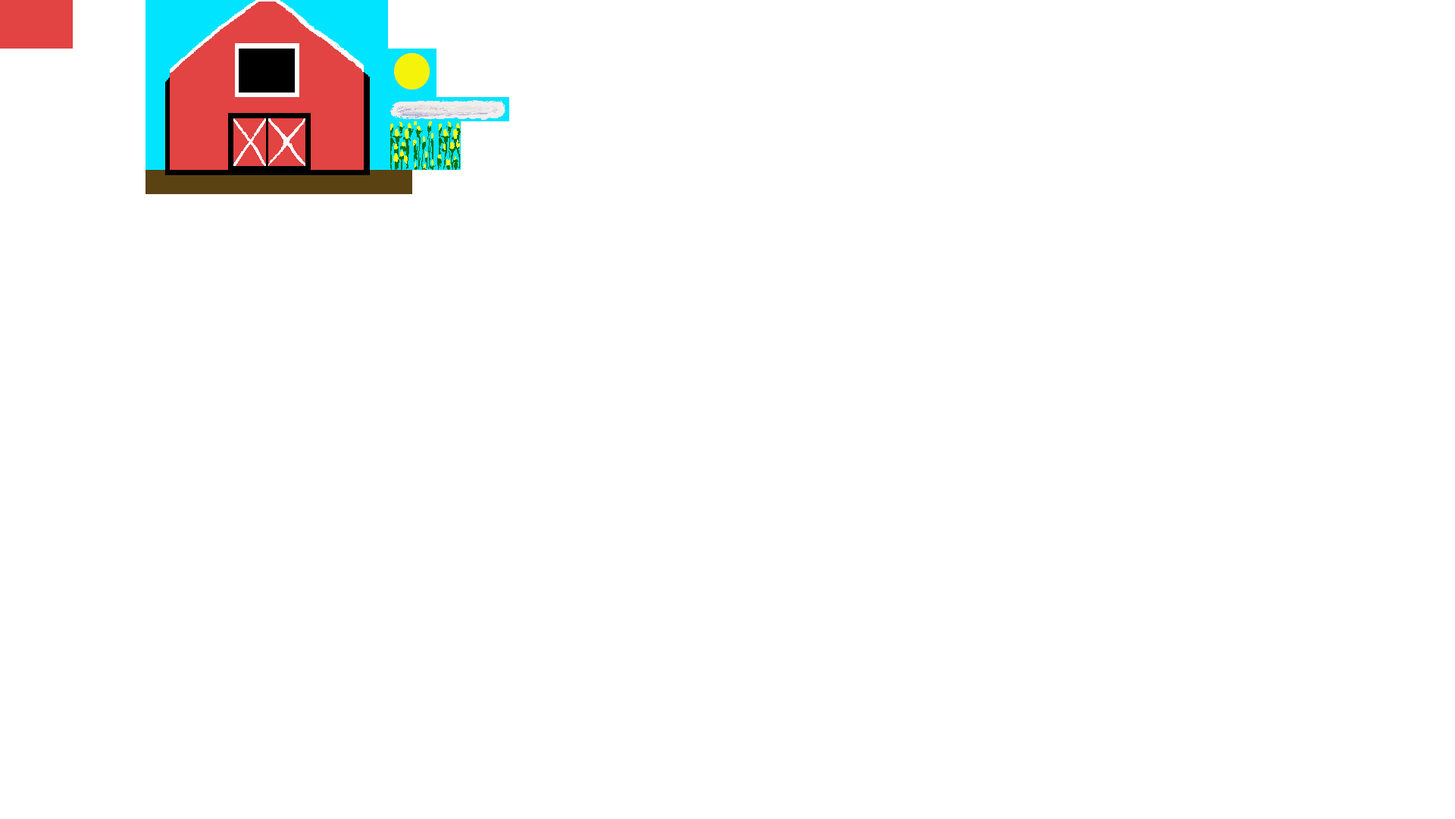
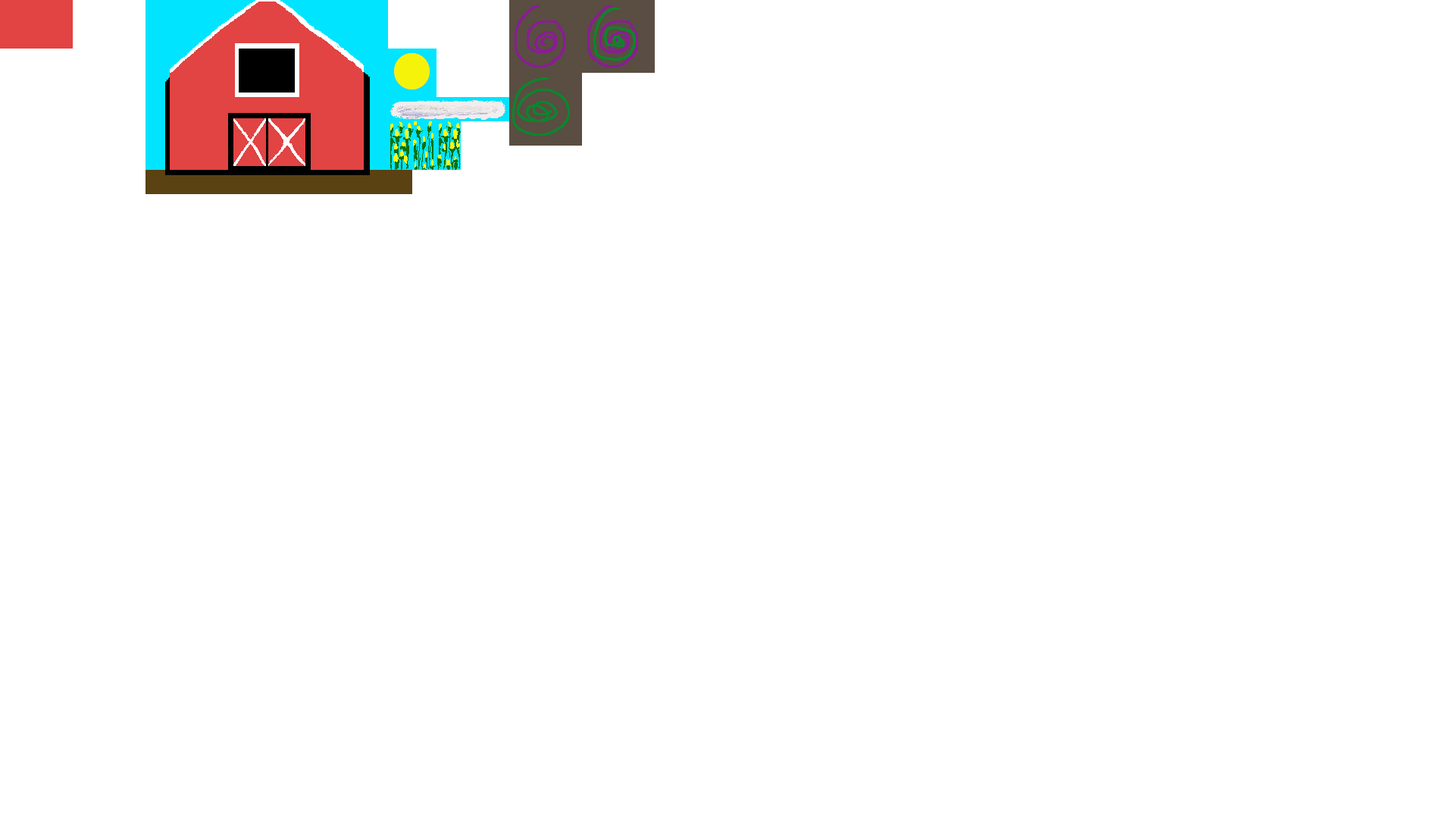
Two versions of the same layered image (1455px x 819px). Layer-by-layer changes:
painted on "Background" over (509, 0, 655, 146)
